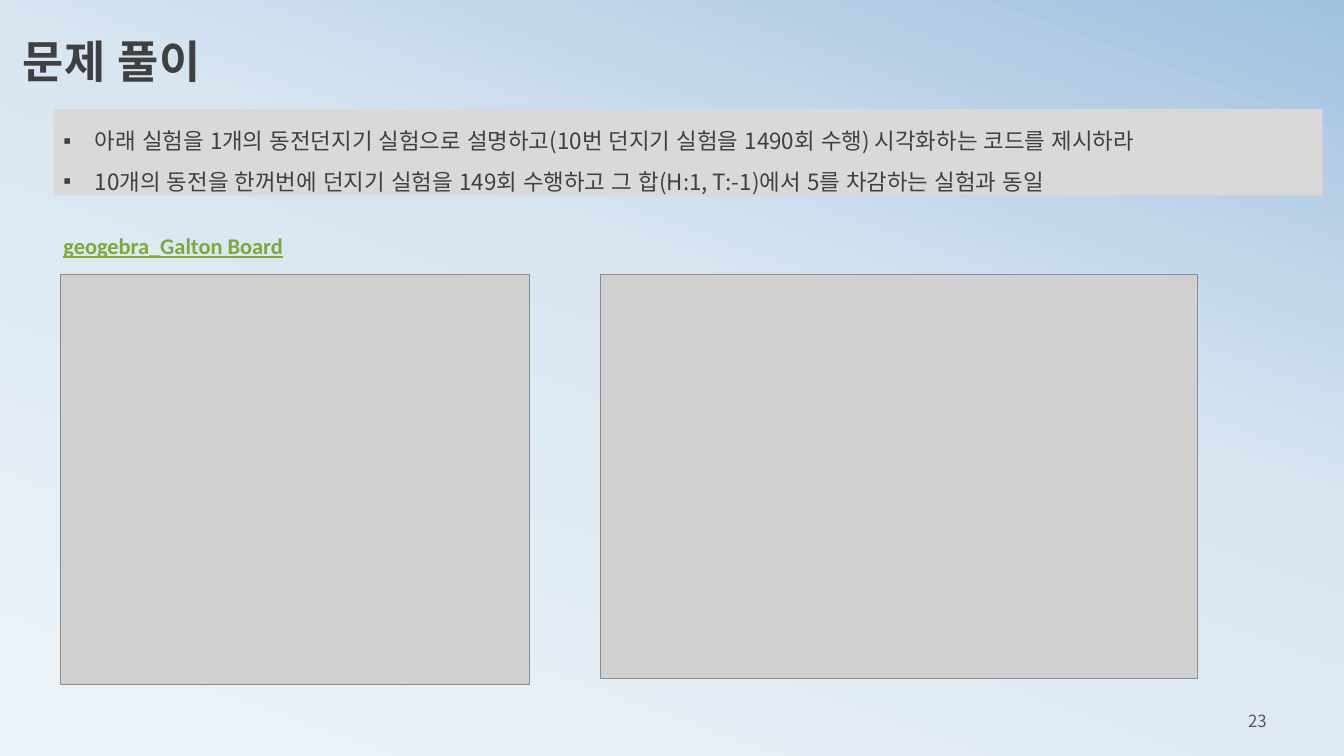
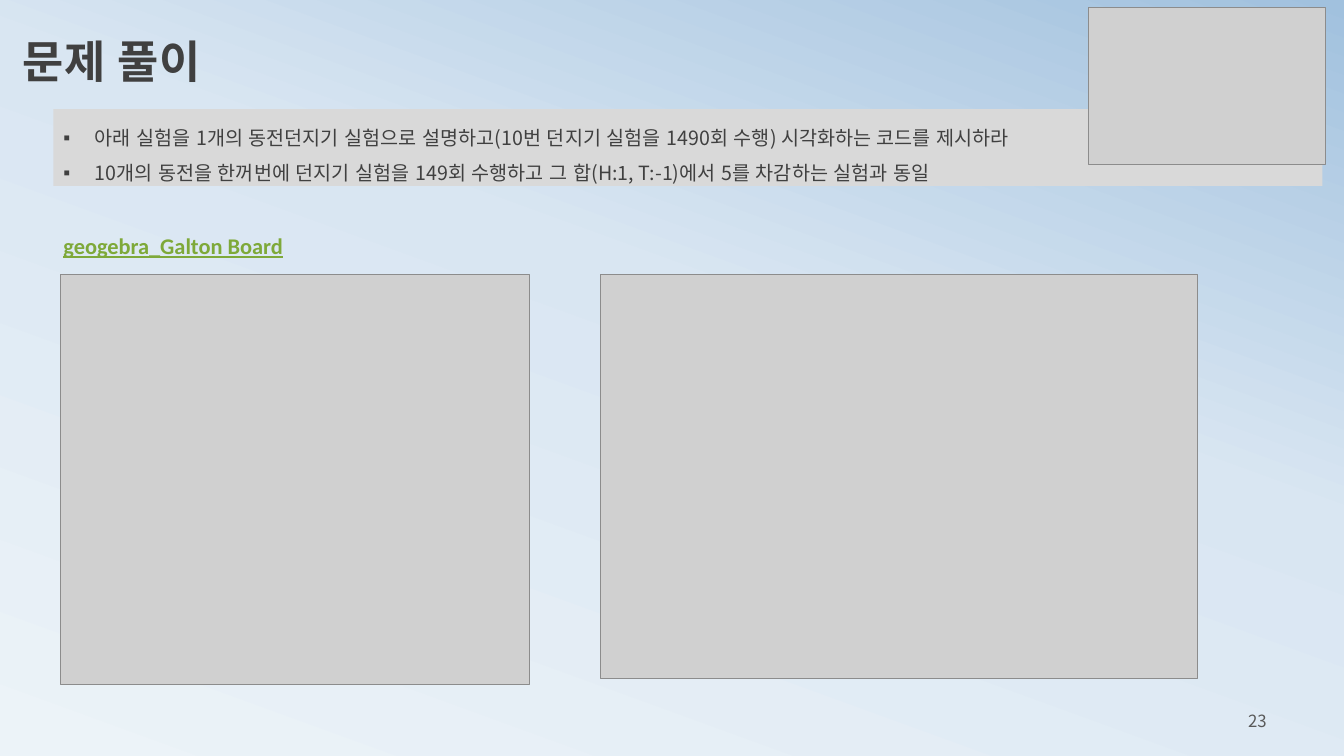
Before and after one commit to ancestor9/mathematics-for-machine-learning, a slide deck: slide 23 of 3_probability theory for machine learning.pptx. Drawn at 1344x756 pixels with LibreOffice and Linux fonts; fonts in the diff are those of the drawing; grey boxes stand for pictures. Boxes give left, top, right and bottom in pixels: in the first picture for what was removed or moved away, otherwise in the second. Text is boxed around its words. In the diff, an @@ line names an element or a change of style, - is before the commit and + after.

```diff
--- a/3_probability theory for machine learning.pptx
+++ b/3_probability theory for machine learning.pptx
@@ picture added at bbox=[1088, 7, 1325, 164] @@
@@ rectangle "아래 실험을 1개의 동전던지기 실험으로 ...": place and size @@
-rectangle "아래 실험을 1개의 동전던지기 실험으로 ..." at bbox=[53, 109, 1323, 196]
+rectangle "아래 실험을 1개의 동전던지기 실험으로 ..." at bbox=[53, 109, 1323, 186]
@@ rectangle "아래 실험을 1개의 동전던지기 실험으로 ..." at bbox=[53, 109, 1323, 186]: size 16 to 14 pt @@
```
Also in this commit, not shown: 28 other slides changed, 5 slides added, 3 slides removed.
